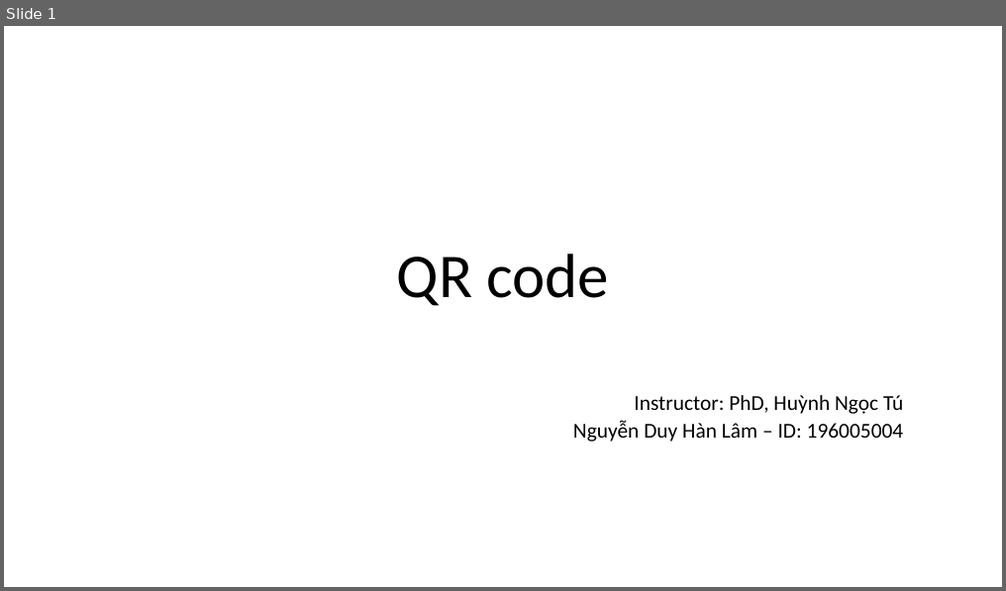
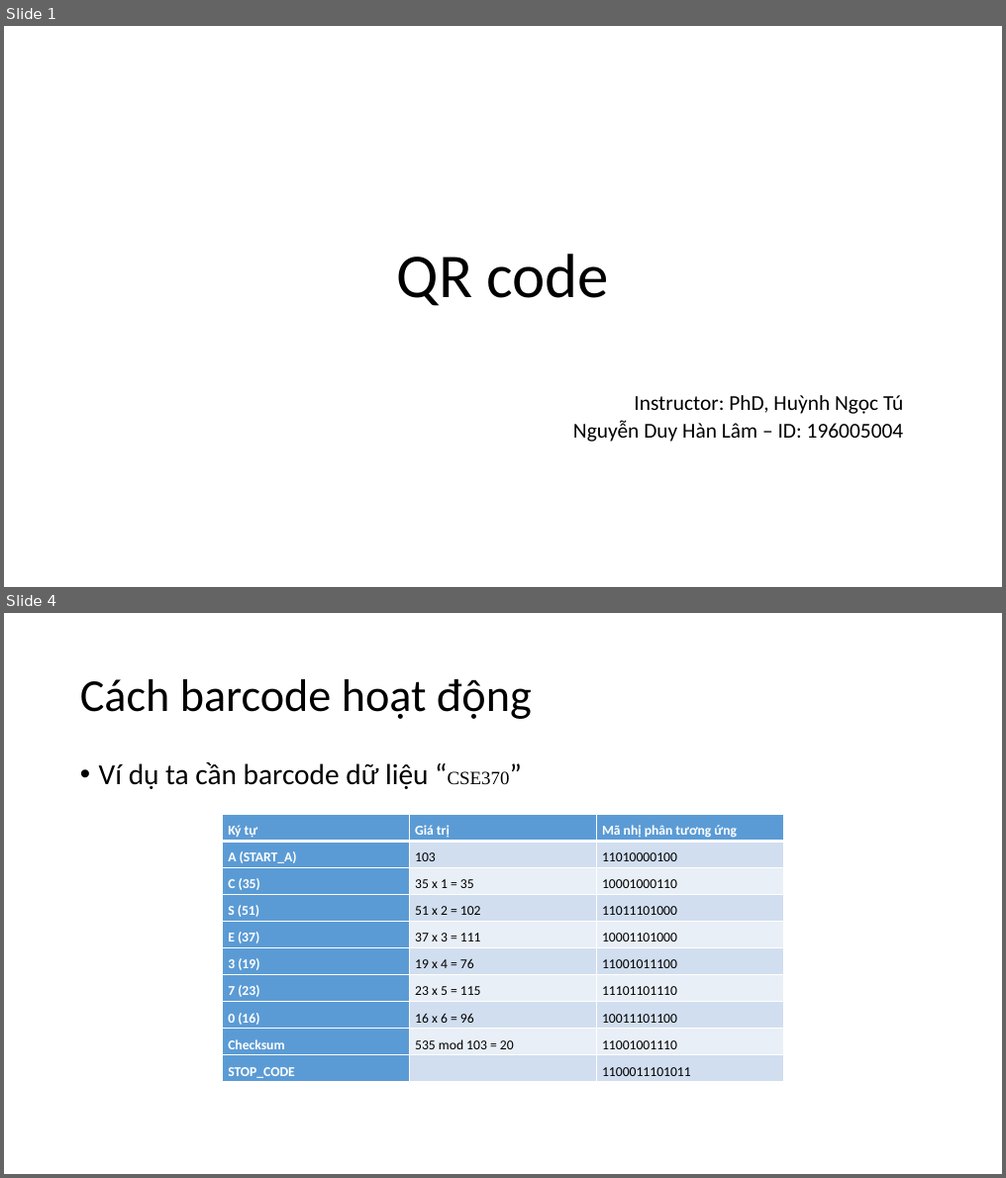
Before and after one commit to nguyenduyhanlam/Information_Security, a slide deck: QR code.pptx. Shown one above the other, each under a label of ours: slide 1 before the commit, slides 1 and 4 after it; the slides between them are not shown. The pictures are 1006x591 and 1006x1178 pixels, drawn with LibreOffice and Linux fonts; fonts in the diff are those of the drawing. Boxes give left, top, right and bottom in pixels: in the first picture for what was removed or moved away, otherwise in the second. Text is boxed around its words. In the diff, an @@ line names an element or a change of style, - is before the commit and + after.

```diff
--- a/QR code.pptx
+++ b/QR code.pptx
@@ slide 4 added at (4, 613, 1002, 1174), background #FFFFFF @@
@@ title added at (80, 679, 532, 719), 44 pt, text #000000 @@
+Cách barcode hoạt động
@@ text added at (99, 762, 510, 789), 28 pt, text #000000 @@
+• Ví dụ ta cần barcode dữ liệu “CSE370”
@@ table added at (223, 814, 784, 1082), 10 rows, 3 columns @@
+Ký tự | Giá trị | Mã nhị phân tương ứng
+A (START_A) | 103 | 11010000100
+C (35) | 35 x 1 = 35 | 10001000110
+S (51) | 51 x 2 = 102 | 11011101000
+E (37) | 37 x 3 = 111 | 10001101000
+3 (19) | 19 x 4 = 76 | 11001011100
+7 (23) | 23 x 5 = 115 | 11101101110
+0 (16) | 16 x 6 = 96 | 10011101100
+Checksum | 535 mod 103 = 20 | 11001001110
+STOP_CODE |  | 1100011101011
```
Also in this commit, not shown: 21 other slides added.
